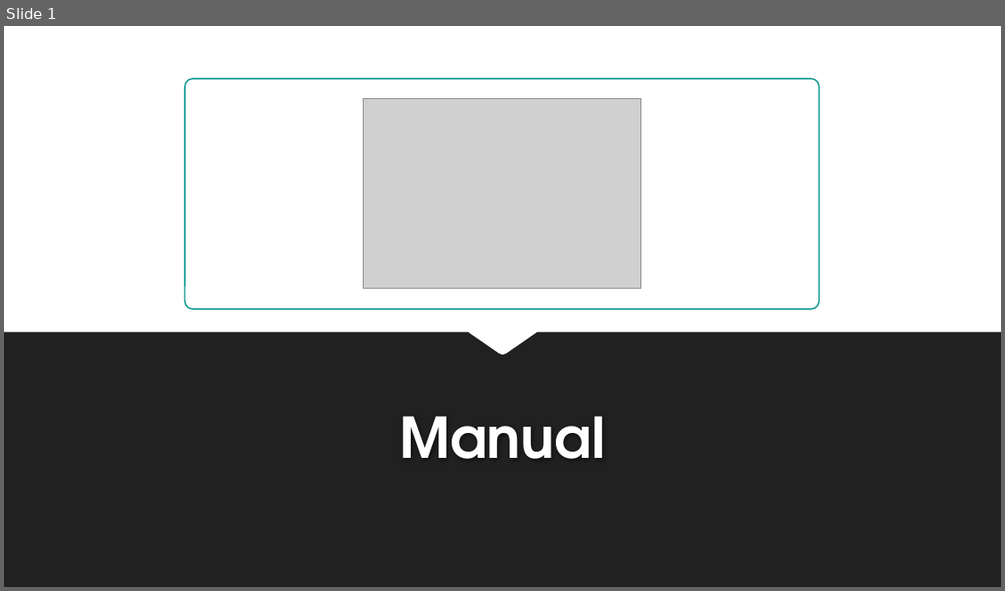
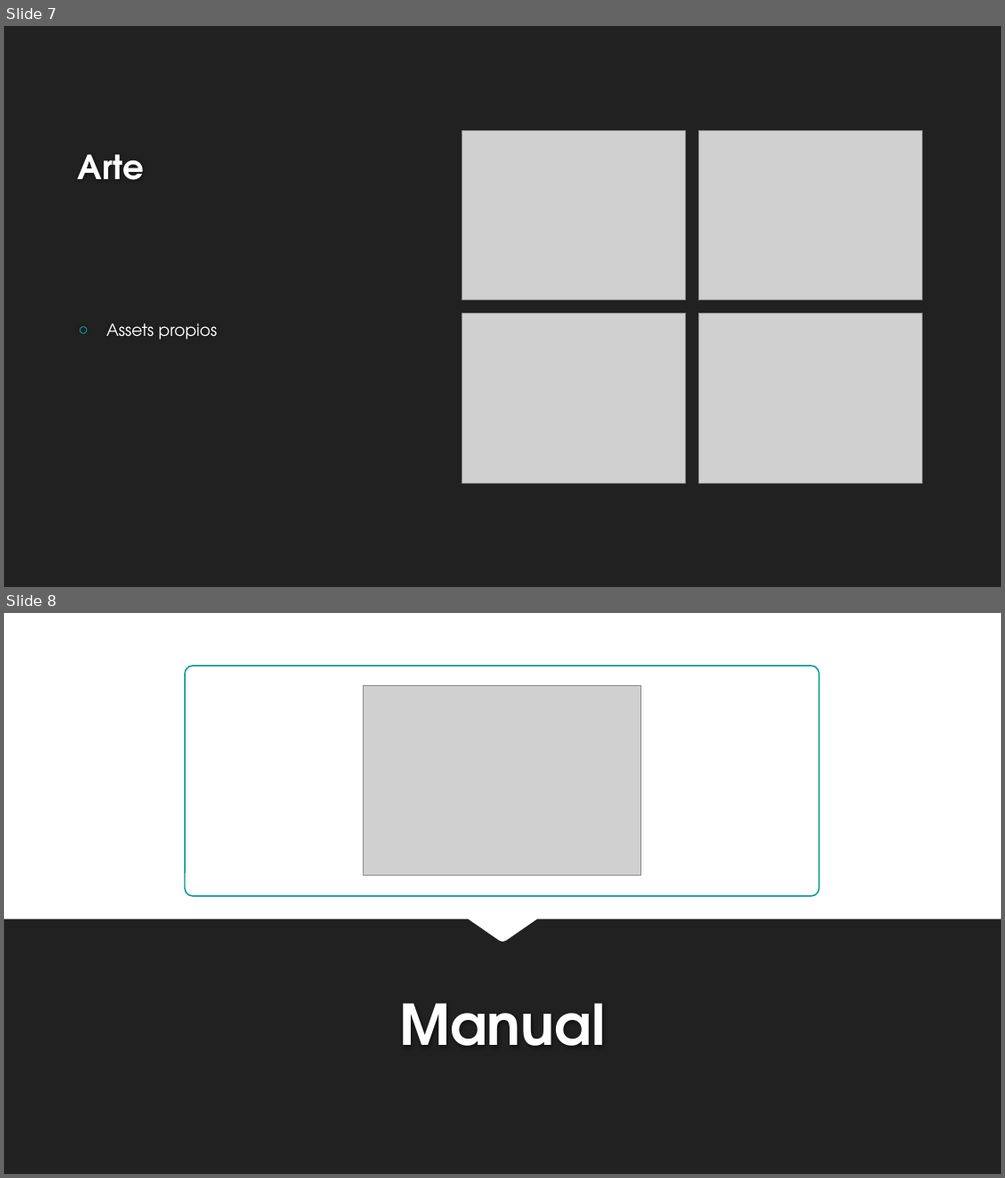
Before and after one commit to SickMyDuckInc/SickMyDuckInc.github.io, a slide deck: docs_balaclava/Presentacion.pptx. Shown one above the other, each under a label of ours: slide 1 before the commit, slides 7 and 8 after it. The pictures are 1005x591 and 1005x1178 pixels, drawn with LibreOffice and Linux fonts; fonts in the diff are those of the drawing; grey boxes stand for pictures; background and template pictures are left out. Boxes give left, top, right and bottom in pixels: in the first picture for what was removed or moved away, otherwise in the second. Text is boxed around its words. In the diff, an @@ line names an element or a change of style, - is before the commit and + after.

```diff
--- a/docs_balaclava/Presentacion.pptx
+++ b/docs_balaclava/Presentacion.pptx
@@ slide 7 added at bbox=[4, 26, 1001, 587], background #212121 @@
@@ picture added at bbox=[461, 130, 685, 300] @@
@@ picture added at bbox=[699, 130, 922, 300] @@
@@ title added at bbox=[78, 154, 145, 180], 32 pt, text #FFFFFF, bold @@
+Arte
@@ picture added at bbox=[461, 313, 685, 483] @@
@@ picture added at bbox=[699, 313, 922, 483] @@
@@ text added at bbox=[106, 323, 218, 339], 16 pt, text #FFFFFF @@
+○ Assets propios
@@ what was slide 1 is now slide 8 @@
```
Also in this commit, not shown: 6 other slides added, 1 other file.
